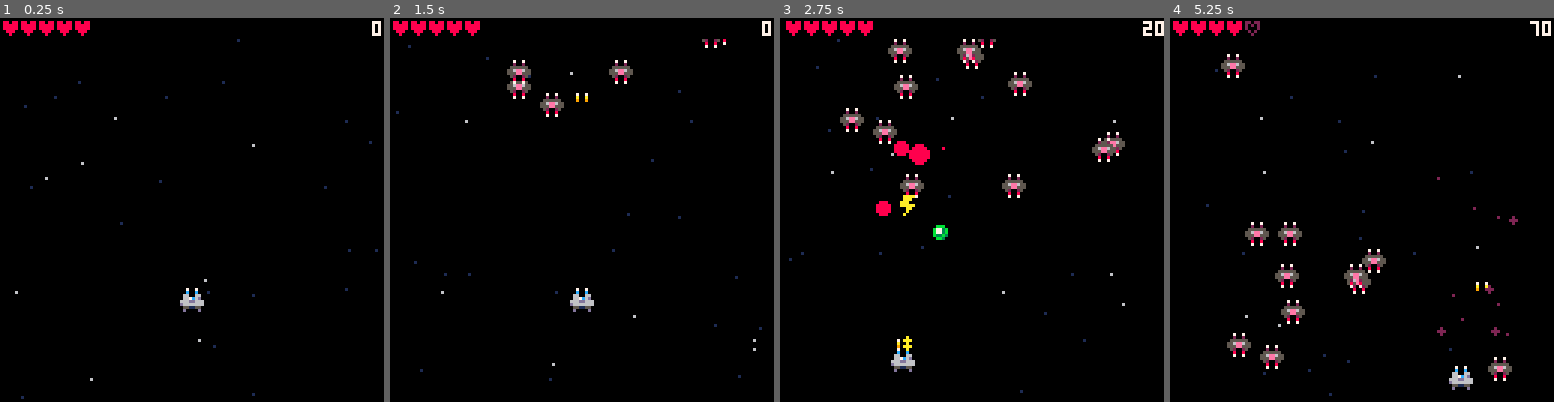
Above: before the commit, frames 1-4 (left to right).
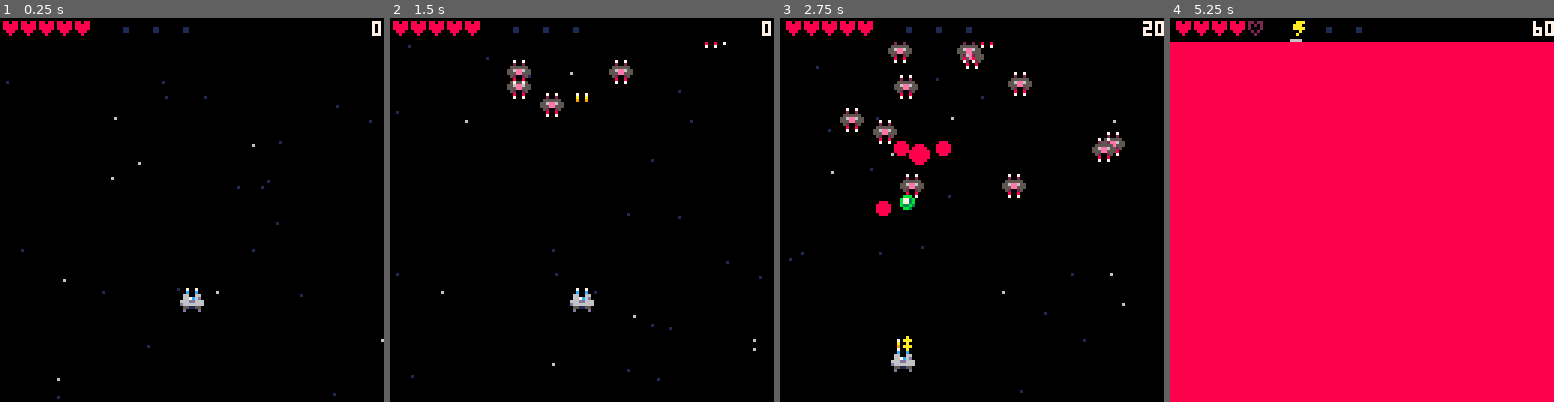
Above: after the commit, the same moments.

Repository: sixrobin/Pico8Games
Game: PICO-8 cartridge shooter.p8
Same seed, same stepped clock (60 frames per second), same inputs: the game is played once before the commit and once after it.
Inputs:
- Up to frame 1 (0.25 s): no input
- Up to frame 2 (1.5 s): tap X (X key) at 1.07 s
- Up to frame 3 (2.75 s): hold Left 1.97-2.37 s; tap X (X key) at 2.07, 2.4, 2.73 s; hold Down from 2.42 s (still down)
- Up to frame 4 (5.25 s): release Down at 2.82 s; hold Right 2.87-3.53 s; tap X (X key) every 0.33 s from 3.07 to 5.07 s; hold Up 3.58-4.08 s; hold Right 4.13-4.53 s; hold Down 4.58-5.08 s; hold Left from 5.13 s (still down)

The runs differ from the first frame. In frame 1, 0.4% of the frame differs, in the area x 1-100%, y 2-100%; in frame 2, 0.2%; in frame 3, 0.5%; in frame 4, 94%, in the area x 0-100%, y 0-100%.

Commit message:
Update shooter.p8

Diff:
--- a/shooter.p8
+++ b/shooter.p8
@@ -1,10 +1,12 @@
 pico-8 cartridge // http://www.pico-8.com
-version 32
+version 33
 __lua__
 -- main.
 
 function _init()
 		pl_init()
+		scr=0
+
 		bullets_init()
 		enemies_init()
 		bonus_init()
@@ -25,19 +27,23 @@
 
 function _draw()
 		cls(0)
-		stars_draw()
-		bullets_draw()
-		laser_draw()
-		pl_draw()
-		enemies_draw()
-		bonus_draw()
-		ptcs_draw()
+
+		if not screenflash_draw() then
+				stars_draw()
+				bullets_draw()
+				laser_draw()
+				pl_draw()
+				enemies_draw()
+				bonus_draw()
+				ptcs_draw()
+		end
+
 		gui_draw()
 end
 
-
 function gameover()
-		enemies_kill_all()
+		enemies_killall()
+		bonus_clear()
 end
 -->8
 -- player.
@@ -46,36 +52,32 @@
 		pl_spd=1
 		pl_healthmax=5
 		pl_health=pl_healthmax
-		pl_isdead=false
-		pl_score=0
-
+		pl_dead=false
 		pl_spdboost_incr=0.5
-		pl_spdboost_dur=180
-		pl_spdboost_timer=0
+		pl_dmgflash_timer=0
 
 		pl={x=60,y=90,spd=pl_spd}
 end
 
 function pl_update()
-		if (pl_isdead) return
-
+		if (pl_dmgflash_timer>0) pl_dmgflash_timer-=1
+
+		if (pl_dead) return
 		pl_move()
 		pl_shoot()
-
-		pl_spdboost_update()
 end
 
 function pl_draw()
-		if (pl_isdead) return
-
-		local _sprindex=1
-		if pl_spdboost_timer>0 then
-				_sprindex=2
-		elseif laser_on then
-				_sprindex=3
-		end
-
-  spr(_sprindex,pl.x,pl.y)
+		if (pl_dead) return
+
+		local _s=1
+		if curr_bns[4] then
+				_s=3
+		elseif curr_bns[2] then
+				_s=2
+		end
+
+  spr(_s,pl.x,pl.y)
 end
 
 function pl_move()
@@ -85,21 +87,20 @@
 		if (btn(⬆️)) pl.y-=pl.spd
 		if (btn(⬇️)) pl.y+=pl.spd
 
-		-- clamp to screen.
-		if (pl.x<0) pl.x=0
-		if (pl.x>120) pl.x=120
-		if (pl.y<7) pl.y=7
-		if (pl.y>120) pl.y=120
+		-- screen clamp.
+		pl.x=mid(0,pl.x,120)
+		pl.y=mid(8,pl.y,120)
 end
 
 function pl_shoot()
-		if (pl_isdead) return
+		if (pl_dead) return
 
 		if btnp(❎)
-		and laser_on==false
+		and not curr_bns[4]
 		then
 				bullets_add()
 
+				-- [todo] different ptcs per bullet type.
 				for i=0,2 do
 						ptcs_add(pl.x+4,
 															pl.y-2,
@@ -112,12 +113,12 @@
 		end
 end
 
-function pl_damage(_dmg)
-		pl_health=max(0,pl_health-_dmg)
+function pl_dmg(_d)
+		pl_health=max(0,pl_health-_d)
 
 		-- game over.
 		if pl_health==0 then
-				pl_isdead=true
+				pl_dead=true
 				gameover()
 
 				for i=0,4 do
@@ -131,65 +132,45 @@
 				end
 
 				shake_set(0.2)
-
-		end
-end
-
-function pl_heal(_heal)
-		pl_health=min(pl_healthmax,pl_health+_heal)
+		end
+
+		pl_dmgflash_timer=2
+end
+
+function pl_heal(_h)
+		pl_health=min(pl_healthmax,pl_health+_h)
 end
 
 function pl_spdboost()
 		pl.spd=pl_spd+pl_spdboost_incr
-		pl_spdboost_timer=pl_spdboost_dur
-end
-
-function pl_spdboost_update()
-		if (pl_spdboost_timer>0) then
-				pl_spdboost_timer-=1
-				if (pl_spdboost_timer==0) then
-						-- boost over.
-						pl.spd=pl_spd
-						for i=0,3 do
-								ptcs_add(pl.x+2,
-															pl.y+2,
-															-4+rnd(8),
-															-4+rnd(8),
-															24,
-															{10,1,9,12,1},
-															rnd(6,14))
-						end
-				end
-		end
 end
 
 function pl_collision()
-
 		-- enemies.
 		for e in all(enemies) do
 				if (abs(e.x-pl.x)<5)
 				and (abs(e.y-pl.y)<5)
 				then
-						enemies_kill(e)
+						del(enemies,e)
 						shake_add(0.15)
-						pl_damage(1)
+						pl_dmg(1)
 						if (pl_health>0) then
 								pl.y+=2 -- recoil.
 								for i=0,6 do
 										ptcs_add(pl.x+2,
-																	pl.y+2,
-																	-3+rnd(6),
-																	-3+rnd(6),
-																	36,
-																	{10,1,9,8,2,2,2,1},
-																	rnd(8,16))
+																			pl.y+2,
+																			-3+rnd(6),
+																			-3+rnd(6),
+																			36,
+																			{10,1,9,8,2,2,2,1},
+																			rnd(8,16))
 								end
 						end
 				end
 		end
 
 		-- bonus.
-		for b in all(bonus) do
+		for b in all(bns) do
 				if (abs(b.x-pl.x)<6)
 				and (abs(b.y-pl.y)<6)
 				then
@@ -201,106 +182,83 @@
 -- shoot.
 
 function bullets_init()
-		bullets={}
-		bullets_set_delay(6)
-
-		bullets_spd=2.5
-		bullets_spdboost_incr=2.5
-		bullets_spdboost_dur=300
-		bullets_spdboost_timer=0
-
-		laser_on=false
-		laser_dur=180
-		laser_timer=0
-		laser_sparkpts={}
+		bls={}
+		bls_setdelay(6)
+		bls_spd=2.5
+		bls_spdboost_incr=2.5
 end
 
 function bullets_draw()
-		for b in all(bullets) do
+		for b in all(bls) do
 				local _sprindex=4
-				if (b.spd>bullets_spd) _sprindex=5
+				if (b.spd>bls_spd) _sprindex=5
 				spr(_sprindex,b.x,b.y)
 		end
 end
 
-function bullets_set_delay(_delay)
-		poke(0x5f5c,_delay)
-		poke(0x5f5d,_delay)
+function bls_setdelay(_d)
+		poke(0x5f5c,_d)
+		poke(0x5f5d,_d)
 end
 
 function bullets_update()
-		for b in all(bullets) do
+		for b in all(bls) do
 				b.y-=b.spd
-				if (b.y<4) del(bullets,b)
-		end
-
-		bullets_spdboost_update()
+				if (b.y<4) del(bls,b)
+		end
+
 		laser_update()
 end
 
 function bullets_add()
-		local _spd=bullets_spd
-		if bullets_spdboost_timer>0 then
-				_spd=bullets_spd+bullets_spdboost_incr
+		local _spd=bls_spd
+		if curr_bns[3] then
+				_spd=bls_spd+bls_spdboost_incr
 		end
 
 		b={x=pl.x,y=pl.y-2,spd=_spd}
-		add(bullets,b)
+		add(bls,b)
 end
 
 function bullets_spdboost()
-		for b in all(bullets) do
-				b.spd=bullets_spd+bullets_spdboost_incr
-		end
-
-		bullets_spdboost_timer=bullets_spdboost_dur
-end
-
-function bullets_spdboost_update()
-		if (bullets_spdboost_timer>0) then
-				bullets_spdboost_timer-=1
-		end
-end
-
-function laser_toggle(_state)
-		laser_on=_state
-		if (laser_on) laser_timer=laser_dur
+		for b in all(bls) do
+				b.spd=bls_spd+bls_spdboost_incr
+		end
 end
 
 function laser_update()
-		if (laser_on==false) return
+		if not curr_bns[4] then
+				return
+		end
 
 		for e in all(enemies) do
-				if (abs(e.x-pl.x)<4)
-				and (e.y<pl.y)
+				if abs(e.x-pl.x)<4
+				and e.y<pl.y
 				then
-						pl_score+=e.score
-							enemies_kill(e)
-							enemies_spawn()
-							for i=0,6 do
-									ptcs_add(e.x+4,
-																		e.y-2,
-																		-6+rnd(12),
-																		-6+rnd(12),
-																		40,
-																		{3,1,11,2,13,3,1},
-																		rnd(6,12))
-							end
+						scr+=e.scr
+						del(enemies,e)
+						enemies_spawn()
+						for i=0,6 do
+								ptcs_add(e.x+4,
+																	e.y-2,
+																	-6+rnd(12),
+																	-6+rnd(12),
+																	40,
+																	{3,1,11,2,13,3,1},
+																	rnd(6,12))
+						end
 				end
 		end
 
 		shake_set(0.06)
-
-		laser_timer-=1
-		if	laser_timer==0 then
-				laser_toggle(false)
-		end
 end
 
 function laser_draw()
-		if (laser_on==false) return
-
-		laser_sparkpts={}
+		if not curr_bns[4] then
+				return
+		end
+
+		laser_sparks={}
 		local _yoffset=ceil(pl.y/10)+1
 		local _yoffsetmax=(128/10)+1
 
@@ -310,12 +268,12 @@
 						y=pl.y-_yoffsetmax*i}
 
 				if (i==0) _pt.x=pl.x+4
-				add(laser_sparkpts,_pt)
-		end
-
-		for i=1,#laser_sparkpts-2 do
-				local _pt=laser_sparkpts[i]
-				local _ptnext=laser_sparkpts[i+1]
+				add(laser_sparks,_pt)
+		end
+
+		for i=1,#laser_sparks-2 do
+				local _pt=laser_sparks[i]
+				local _ptnext=laser_sparks[i+1]
 				line(_pt.x,_pt.y,_ptnext.x,_ptnext.y,11)
 		end
 
@@ -324,20 +282,20 @@
 end
 
 function bullets_collision()
-	for b in all(bullets) do
+	for b in all(bls) do
 
 			-- enemies.
 			for e in all(enemies) do
 					if (abs(e.x-b.x)<4)
 					and (abs(e.y-b.y)<4)
 					then
-							pl_score+=e.score
-							enemies_kill(e)
+							scr+=e.scr
+							del(enemies,e)
 							enemies_spawn()
 							bonus_try_add(e.x,e.y)
-							if b.spd==bullets_spd then
+							if not curr_bns[3] then
 									-- normal speed.
-									del(bullets,b)
+									del(bls,b)
 									shake_set(0.08)
 									for i=0,3 do
 											ptcs_add(b.x+4,
@@ -346,19 +304,19 @@
 																				-4+rnd(8),
 																				24,
 																				{7,8,4,2,1},
-																				rnd(6,8))
+																				3+rnd(3))
 									end
 							else
 									-- speed up.
 									shake_set(0.12)
 									for i=0,4 do
 											ptcs_add(b.x+4,
-																				b.y-2,
+																				b.y-8,
 																				-4+rnd(8),
 																				-4+rnd(8),
 																				48,
-																				{7,1,10,9,8,2,2,1},
-																				rnd(8,12))
+																				{7,1,12,13,1,1},
+																				5+rnd(3))
 									end
 							end
 
@@ -397,67 +355,94 @@
 end
 
 function enemies_spawn()
-		e={
-			x=8+rnd(112),
-			y=-100+rnd(80),
-			spd=0.5,
-			sprindex=49,
-			score=10
-		}
+		e={x=8+rnd(112),
+					y=-100+rnd(80),
+					spd=0.5,
+					sprindex=49,
+					scr=10}
 
 		add(enemies,e)
 end
 
-function enemies_kill(_e)
-		del(enemies,_e)
-end
-
-function enemies_kill_all()
+function enemies_killall()
 		for e in all(enemies) do
-				enemies_kill(e)
+				del(enemies,e)
 		end
 end
 -->8
 -- bonus.
 
 function bonus_init()
-		bonus={}
-
-		-- 0=health.
-		-- 1=spd up.
-		-- 2=piercing bullets.
-		-- 3=laser.
-		bonus_drop={0,1,1,2,2,3}
+		bns={}
+		curr_bns={false,false,false,false}
+		bns_timers={0,0,0,0}
+		bns_durs={0,180,300,180}
+
+		-- 1=health.
+		-- 2=spd up.
+		-- 3=piercing bullets.
+		-- 4=laser.
+		bns_drop={1,2,2,3,3,4}
 end
 
 function bonus_update()
-		for b in all(bonus) do
+		for b in all(bns) do
 				b.y+=b.spd
 				if (b.y>128) del(bonus,b)
 		end
+
+		-- timers.
+		for i=1,#bns_timers do
+				if bns_timers[i]>0 then
+						bns_timers[i]-=1
+						if bns_timers[i]==0 then
+								curr_bns[i]=false
+
+								-- specific to each bonus.
+								if (i==2) then
+										pl.spd=pl_spd
+										for i=0,3 do
+												ptcs_add(pl.x+2,
+																					pl.y+2,
+																					-4+rnd(8),
+																					-4+rnd(8),
+																					24,
+																					{10,1,9,12,1},
+																					rnd(6,14))
+										end
+								end
+						end
+				end
+		end
 end
 
 function bonus_draw()
-		for b in all(bonus) do
-			 spr(17+b.cat,b.x,b.y)
+		for b in all(bns) do
+			 spr(16+b.cat,b.x,b.y)
 		end
 end
 
 function bonus_try_add(_x,_y)
-		if (rnd(2)<1) return
+		if (rnd(3)>1) return
 
 		local _cat=bonus_rnd_drop()
 		b={x=_x,y=_y,spd=0.75,cat=_cat}
-		add(bonus,b)
+		add(bns,b)
 end
 
 function bonus_rnd_drop()
-		return bonus_drop[ceil(rnd(#bonus_drop))]
+		return bns_drop[ceil(rnd(#bns_drop))]
+end
+
+function bonus_clear()
+		for i=2,#bns_timers do
+			 bns_timers[i]=0
+			 curr_bns[i]=false
+		end
 end
 
 function bonus_pickup(_b)
-		if _b.cat==0 then
-				-- health.
+		if _b.cat==1 then
 				pl_heal(1)
 				for i=0,3 do
 						ptcs_add(_b.x+2,
@@ -468,8 +453,7 @@
 															{8,2,1},
 															rnd(8,10))
 				end
-		elseif _b.cat==1 then
-				-- speed.
+		elseif _b.cat==2 then
 				pl_spdboost()
 				for i=0,6 do
 						ptcs_add(_b.x+2,
@@ -481,8 +465,7 @@
 															rnd(4,12))
 				end
 				shake_add(0.07)
-		elseif _b.cat==2 then
-				-- bullets speed.
+		elseif _b.cat==3 then
 				bullets_spdboost()
 				for i=0,4 do
 						ptcs_add(_b.x+2,
@@ -493,12 +476,13 @@
 															{12,13,13,6,1,1},
 															rnd(5,9))
 				end
-		elseif _b.cat==3 then
+		elseif _b.cat==4 then
 				-- laser.
-				laser_toggle(true)
-		end
-
-		del(bonus,_b)
+		end
+
+		if (_b.cat>1) curr_bns[_b.cat]=true
+		bns_timers[_b.cat]=bns_durs[_b.cat]
+		del(bns,_b)
 end
 -->8
 -- stars.
@@ -506,27 +490,47 @@
 function stars_init()
 		stars={}
 		stars_spd_mult=1
+		stars_clear_step=6
+		stars_clear_timer=0
 
 		-- slow stars.
 		for i=1,20 do
-				stars_add(rnd(128),
-														rnd(128),
-														rnd(0.5)+0.5,
-														1)
+				local _s={x=rnd(128),
+														y=rnd(128),
+														spd=rnd(0.5)+0.5,
+														col=1}
+
+				add(stars,_s)
 		end
 
 		-- fast stars.
 		for i=1,8 do
-				stars_add(rnd(128),
-														rnd(128),
-														rnd(1.5)+1.5,
-														6)
+				local _s={x=rnd(128),
+														y=rnd(128),
+														spd=rnd(1.5)+1.5,
+														col=6}
+
+				add(stars,_s)
 		end
 end
 
 function stars_update()
+		if (pl_dead) then
+				stars_spd_mult*=0.98
+
+				if stars_clear_timer==0 then
+						del(stars,stars[ceil(rnd(#stars))])
+						stars_clear_timer=stars_clear_step
+				else
+				  stars_clear_timer-=1
+				end
+		end
+
+		local _lasermult=1
+		if (curr_bns[3]) _lasermult=2
+
 		for s in all(stars) do
-				s.y+=s.spd*stars_spd_mult
+				s.y+=s.spd*stars_spd_mult*_lasermult
 				if s.y>128 then
 						s.x=rnd(128)
 						s.y=0
@@ -539,34 +543,27 @@
 				pset(s.x,s.y,s.col)
 		end
 end
-
-function stars_add(_x,_y,_spd,_col)
-		s={x=_x,y=_y,spd=_spd,col=_col}
-		add(stars,s)
-end
 -->8
 -- feedback.
 
-trauma=0
+shake=0
 ptcs={}
 
 
-function shake_set(_trauma)
-		trauma=mid(0,_trauma,1)
-end
-
-function shake_add(_trauma)
-		trauma=mid(0,trauma+_trauma,1)
+function shake_set(_s)
+		shake=mid(0,_s,1)
+end
+
+function shake_add(_s)
+		shake_set(shake+_s)
 end
 
 function shake_update()
-		local _x=(6-rnd(12))*trauma
-		local _y=(6-rnd(12))*trauma
-
+		local _x=(6-rnd(12))*shake
+		local _y=(6-rnd(12))*shake
 		camera(_x,_y)
-
-		trauma*=0.95
-		if (trauma<0.05) trauma=0
+		shake*=0.95
+		if (shake<0.05) shake=0
 end
 
 
@@ -579,7 +576,7 @@
 				dy=_dy,
 				age=0,
 				agemax=_agemax,
-				col_seq=_colseq,
+				colseq=_colseq,
 				size=_size,
 				init_size=_size
 		}
@@ -588,25 +585,19 @@
 end
 
 function ptcs_update()
-		local _p
+		local pt
 		for p=#ptcs,1,-1 do
 			 _p=ptcs[p]
 			 _p.age+=1
 			 if _p.age>_p.agemax then
 			  	del(ptcs,_p)
 			 else
-				 	_p.col=_p.col_seq[
-				 		1+flr((_p.age/_p.agemax)*#_p.col_seq)]
+				 	_p.col=_p.colseq[
+				 		1+flr((_p.age/_p.agemax)*#_p.colseq)]
 
 				 	-- move particles.
 				 	_p.x+=_p.dx
-				 	if _p.t==3 then
-						 	_p.y+=_p.dy
-						 	_p.dy-=0.05
-				 	else
-						 	_p.y+=_p.dy
-						 	--_p.dy+=0.15 -- gravity.
-				 	end
+				 	_p.y+=_p.dy
 
 				 	-- shrink.
 				 	_p.size=(1-(_p.age/_p.agemax))*_p.init_size
@@ -619,34 +610,77 @@
 end
 
 function ptcs_draw()
-		for p in all(ptcs) do
-				circfill(p.x,p.y,p.size,p.col)
-		end
+		for pt in all(ptcs) do
+				circfill(pt.x,pt.y,pt.size,pt.col)
+		end
+end
+
+
+function screenflash_draw()
+		if pl_dmgflash_timer>0 then
+				cls(8)
+				return true
+		end
+
+		if bns_timers[4]>=bns_durs[4] then
+				if bns_timers[4]>=bns_durs[4]-1 then
+						cls(7)
+				else
+						cls(3)
+				end
+				return true
+		end
+
+		return false
 end
 -->8
 -- gui.
 
 function gui_draw()
-		gui_draw_rect()
+		rectfill(-4,-4,132,7,0)
 		gui_draw_health()
-		gui_draw_score()
-end
-
-function gui_draw_rect()
-		rectfill(-4,-4,132,6,0)
+		gui_draw_scr()
+		gui_draw_bonus()
 end
 
 function gui_draw_health()
   for i=1,pl_healthmax do
-  		sprite=17
-  		if (i>pl_health) sprite=33
-  		spr(sprite,(i-1)*6+1,1)
+  		local _s=17
+  		if (i>pl_health) _s=33
+  		spr(_s,(i-1)*6+1,1)
   end
 end
 
-function gui_draw_score()
-		length=#tostr(pl_score)
-		print(pl_score,124-(length-1)*4,1,7)
+function gui_draw_scr()
+		local l=#tostr(scr)
+		print(scr,124-(l-1)*4,1,7)
+end
+
+function gui_draw_bonus()
+		for i=2,#curr_bns do
+				local _x=20+10*i
+				if curr_bns[i] then
+						spr(16+i,_x,1)
+
+						-- timer.
+						local _xa=_x-1
+						local _xb=_x+5
+						local _xend=lerp(
+																		_xa,
+																		_xb,
+																		bns_timers[i]/bns_durs[i])
+
+						line(_xa,7,_xend,7,6)
+				else
+						spr(21,_x,1)
+				end
+		end
+end
+-->8
+-- tools.
+
+function lerp(_a,_b,_t)
+	 return _a*(1-_t)+_b*_t
 end
 __gfx__
 00000000007007000070070000000000000000000000000000000000000000000000000000000000000000000000000000000000000000000000000000000000
@@ -657,13 +691,13 @@
 00700700d6666666777dd77777733777000000000001100000000000000000000000000000000000000000000000000000000000000000000000000000000000
 00000000055115500ee99ee00553355000000000000cc00000000000000000000000000000000000000000000000000000000000000000000000000000000000
 000000000d0000d00e0000e00500005000000000000cc00000000000000000000000000000000000000000000000000000000000000000000000000000000000
-00000000880880000aaaa0000dd000000bbb00000000000000000000000000000000000000000000000000000000000000000000000000000000000000000000
-00000000888880000aaa0000d7cd0000b773b0000000000000000000000000000000000000000000000000000000000000000000000000000000000000000000
-0000000088888000aaa0000016c10000b773b0000000000000000000000000000000000000000000000000000000000000000000000000000000000000000000
-0000000008880000aaaaa00016c10000b33b30000000000000000000000000000000000000000000000000000000000000000000000000000000000000000000
-000000000080000000aa00001cc100000bb300000000000000000000000000000000000000000000000000000000000000000000000000000000000000000000
-000000000000000000a0000001100000000000000000000000000000000000000000000000000000000000000000000000000000000000000000000000000000
-00000000000000000a0000001cc10000000000000000000000000000000000000000000000000000000000000000000000000000000000000000000000000000
+00000000880880000aaa00000dd000000bbb00000000000000000000000000000000000000000000000000000000000000000000000000000000000000000000
+0000000088888000aaa00000d7cd0000b773b0000000000000000000000000000000000000000000000000000000000000000000000000000000000000000000
+0000000088888000aaaa00001cc10000b773b0000110000000000000000000000000000000000000000000000000000000000000000000000000000000000000
+000000000888000000a0000001100000b33b30000110000000000000000000000000000000000000000000000000000000000000000000000000000000000000
+00000000008000000a0000001cc100000bb300000000000000000000000000000000000000000000000000000000000000000000000000000000000000000000
+00000000000000000000000000000000000000000000000000000000000000000000000000000000000000000000000000000000000000000000000000000000
+00000000000000000000000000000000000000000000000000000000000000000000000000000000000000000000000000000000000000000000000000000000
 00000000000000000000000000000000000000000000000000000000000000000000000000000000000000000000000000000000000000000000000000000000
 00000000220220000000000000000000000000000000000000000000000000000000000000000000000000000000000000000000000000000000000000000000
 00000000202020000000000000000000000000000000000000000000000000000000000000000000000000000000000000000000000000000000000000000000
